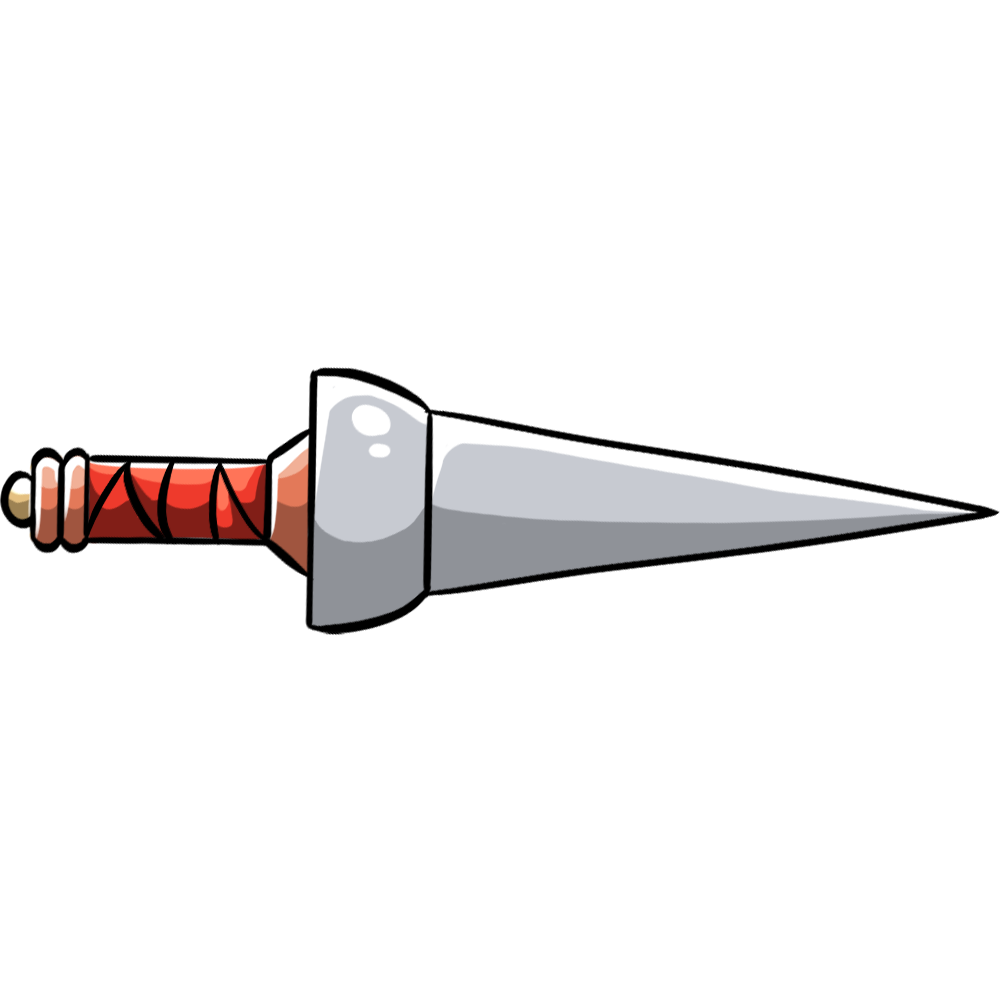
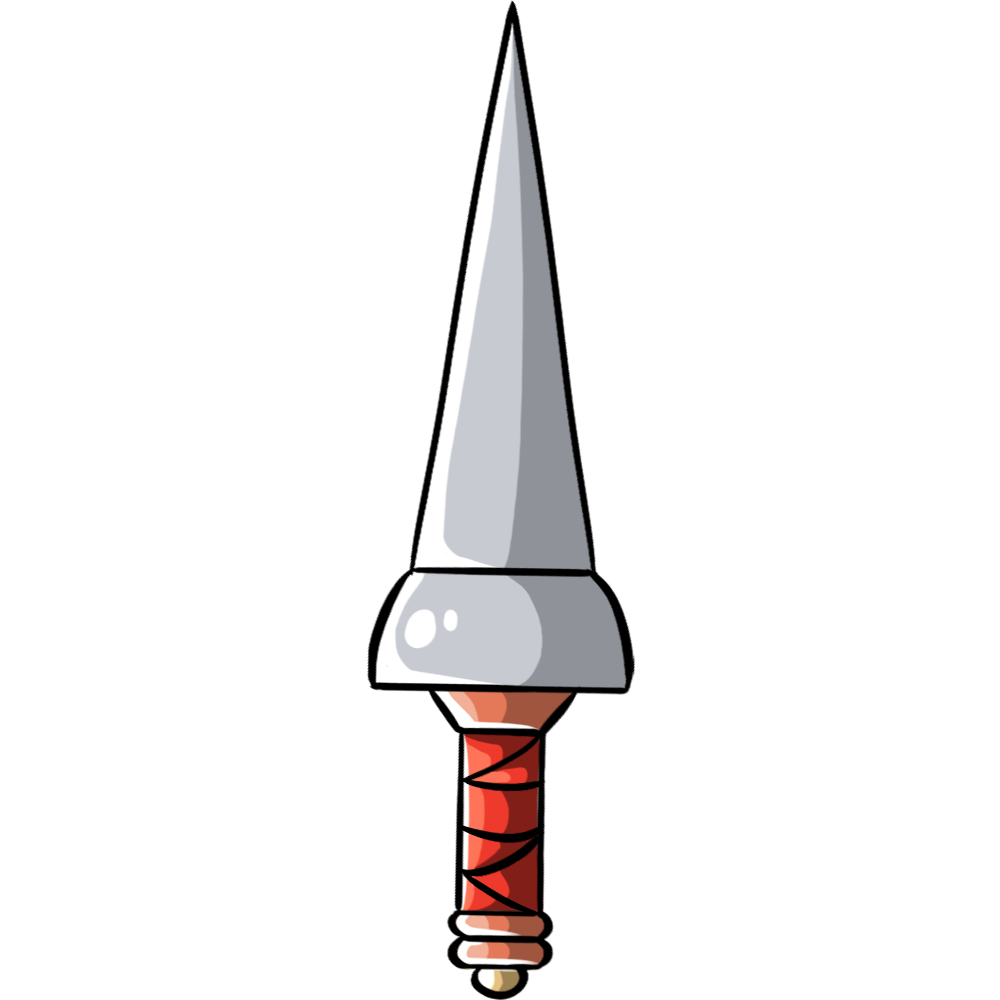
Two versions of the same layered image (1000×1000). Layer-by-layer changes:
painted on "Lineart" (2nd of 2, in "Lineart") over 0, 0, 1000, 1000
painted on "Light" (1st of 4, in "Colour") over 4, 429, 547, 996
painted on "Shadow" (1st of 3, in "Colour") over 1, 0, 1000, 999
painted on "Gold" over 4, 429, 575, 996
painted on "Light" (2nd of 4, in "Colour") over 71, 452, 471, 929
painted on "Light" (3rd of 4, in "Colour") over 73, 454, 512, 927
painted on "Shadow" (2nd of 3, in "Colour") over 81, 454, 567, 919
painted on "Cloth" over 87, 457, 545, 913
painted on "Light" (4th of 4, in "Colour") over 292, 6, 994, 708
painted on "Shadow" (3rd of 3, in "Colour") over 253, 0, 1000, 747
painted on "Base" over 6, 27, 972, 994
